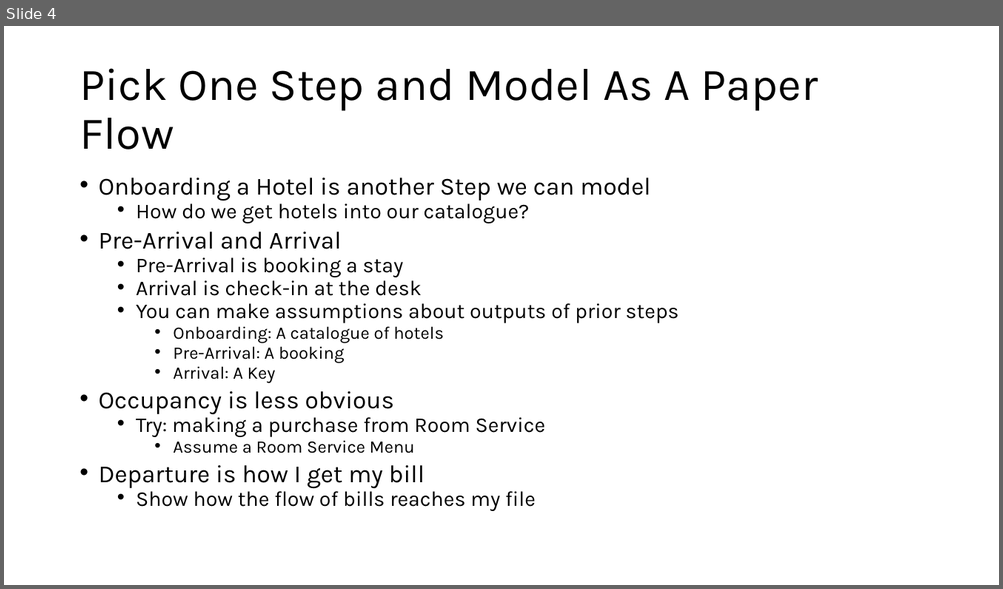
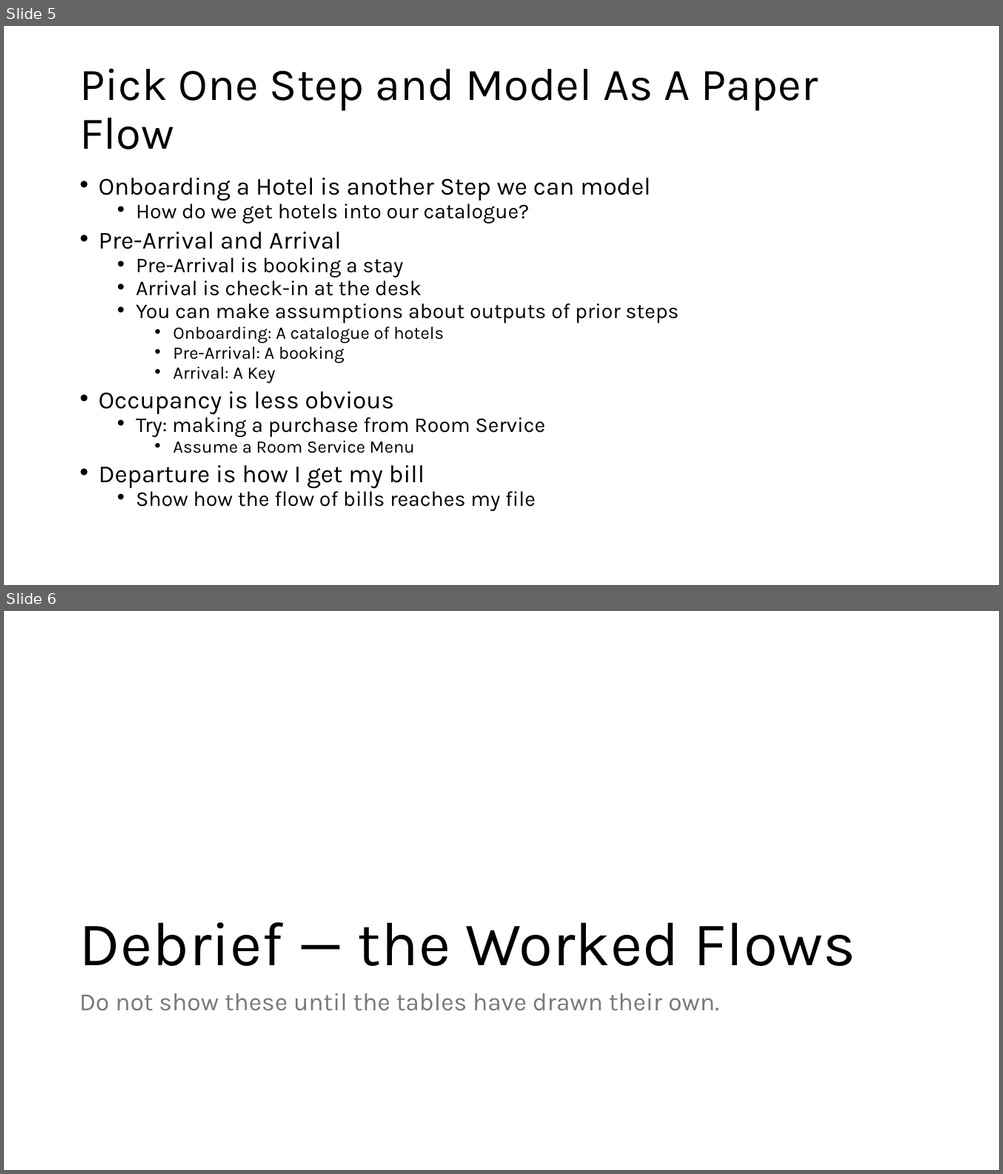
Before and after one commit to iancooper/practical-messaging, a slide deck: exercises/Paper Flow.pptx. Shown one above the other, each under a label of ours: slide 4 before the commit, slides 5 and 6 after it. The pictures are 1003x589 and 1003x1174 pixels, drawn with LibreOffice and Linux fonts; fonts in the diff are those of the drawing. Boxes give left, top, right and bottom in pixels: in the first picture for what was removed or moved away, otherwise in the second. Text is boxed around its words. In the diff, an @@ line names an element or a change of style, - is before the commit and + after.

```diff
--- a/exercises/Paper Flow.pptx
+++ b/exercises/Paper Flow.pptx
@@ slide 6 added at [4, 611, 999, 1170], background #FFFFFF @@
@@ title added at [79, 923, 855, 966], 60 pt, text #000000 @@
+Debrief — the Worked Flows
@@ text added at [79, 994, 719, 1011], 24 pt, text #797979 @@
+Do not show these until the tables have drawn their own.
@@ what was slide 4 is now slide 5 @@
```
Also in this commit, not shown: 3 other slides added, 1 slide removed, 1 other file.
